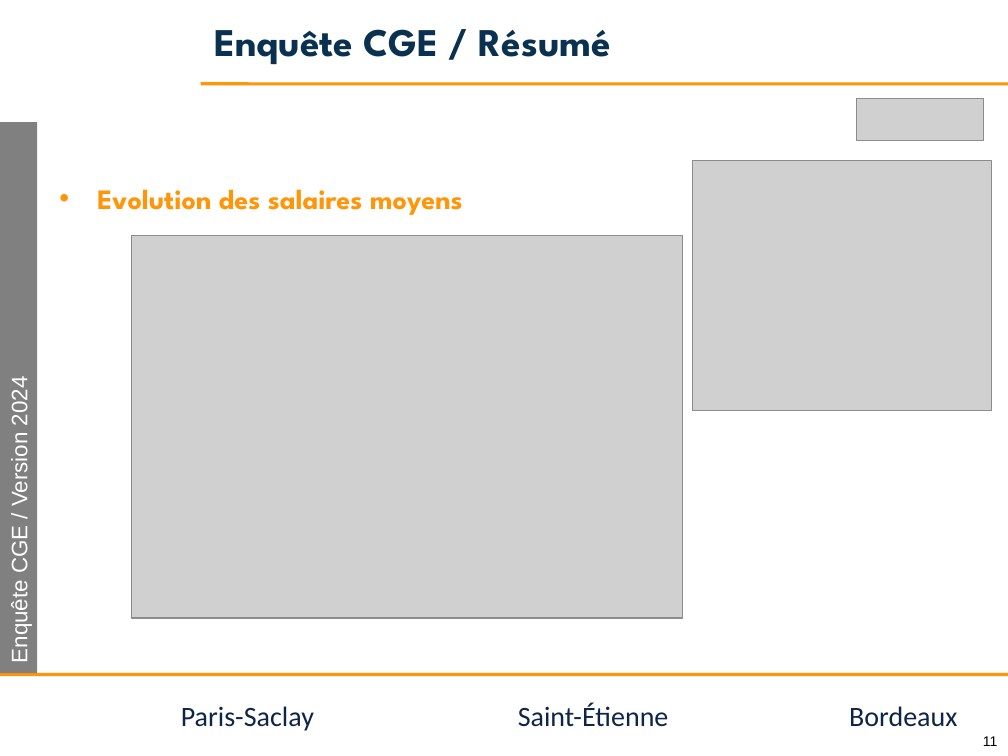
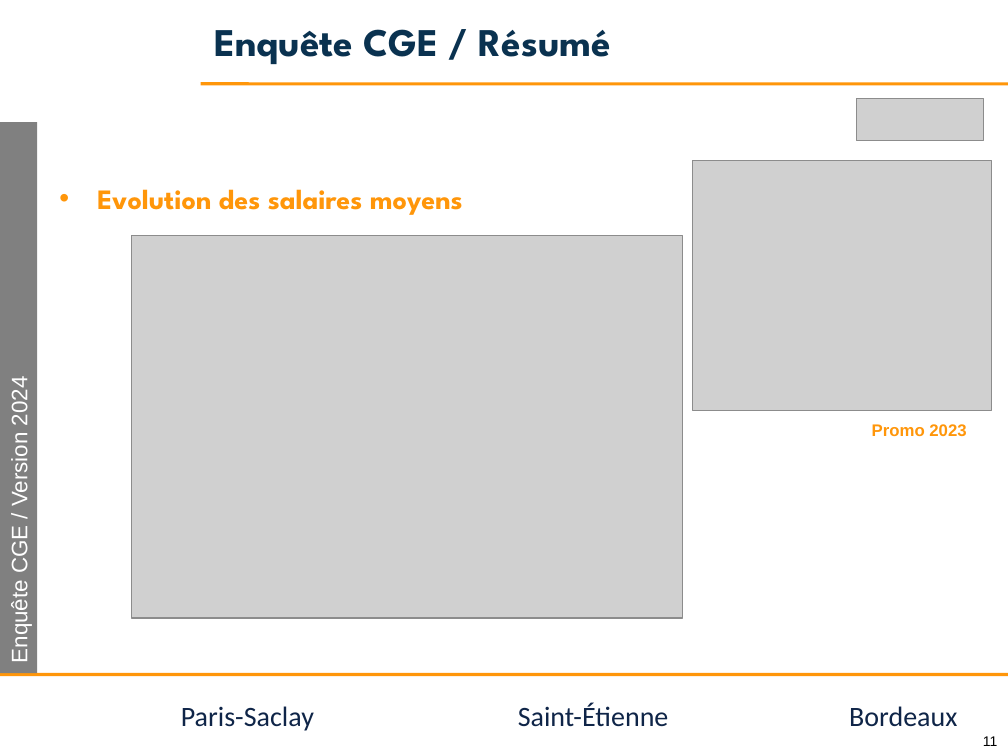
Before and after one commit to jvillemejane/jvillemejane, a slide deck: slide 11 of Presentations/2024_COPERF_CGE.pptx. Drawn at 1008x756 pixels with LibreOffice and Linux fonts; fonts in the diff are those of the drawing; grey boxes stand for pictures; background and template pictures are left out. Boxes give left, top, right and bottom in pixels: in the first picture for what was removed or moved away, otherwise in the second. Text is boxed around its words. In the diff, an @@ line names an element or a change of style, - is before the commit and + after.

```diff
--- a/Presentations/2024_COPERF_CGE.pptx
+++ b/Presentations/2024_COPERF_CGE.pptx
@@ text added at <box>872,424,966,436</box>, 12 pt, text #FF960A, bold @@
+Promo 2023
```
Also in this commit, not shown: 1 other slide changed, 1 other file.
